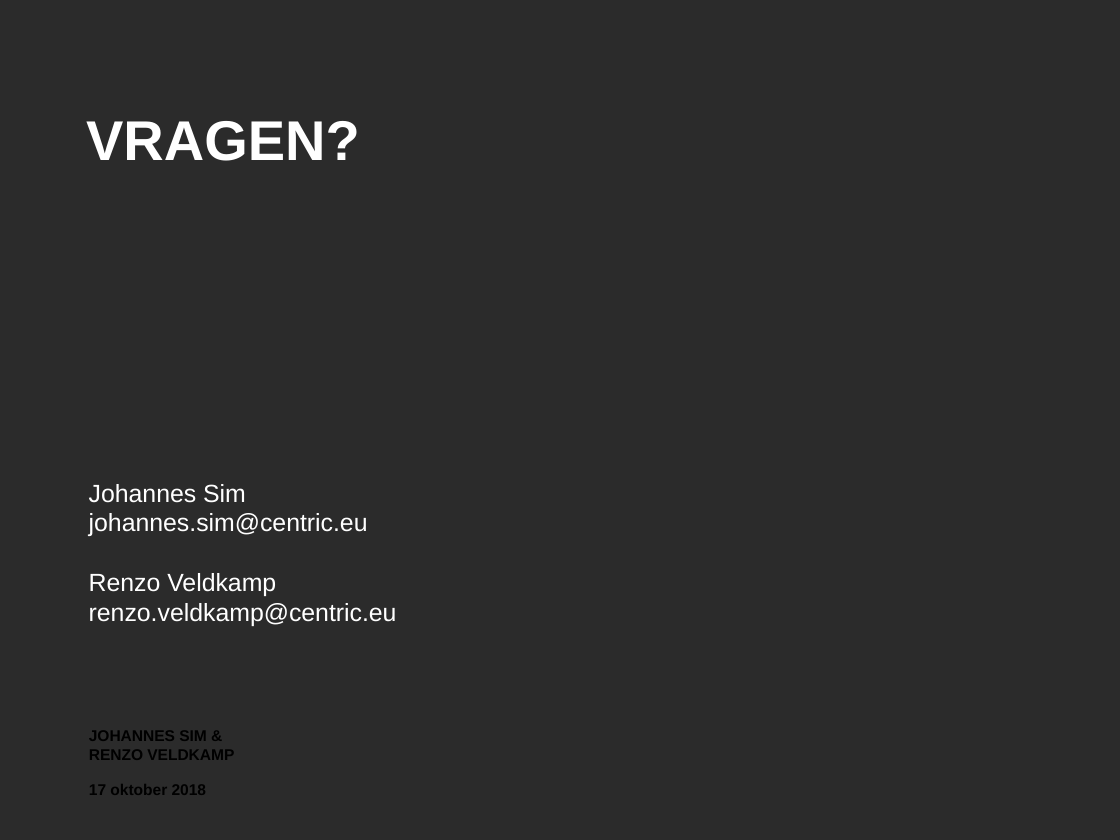
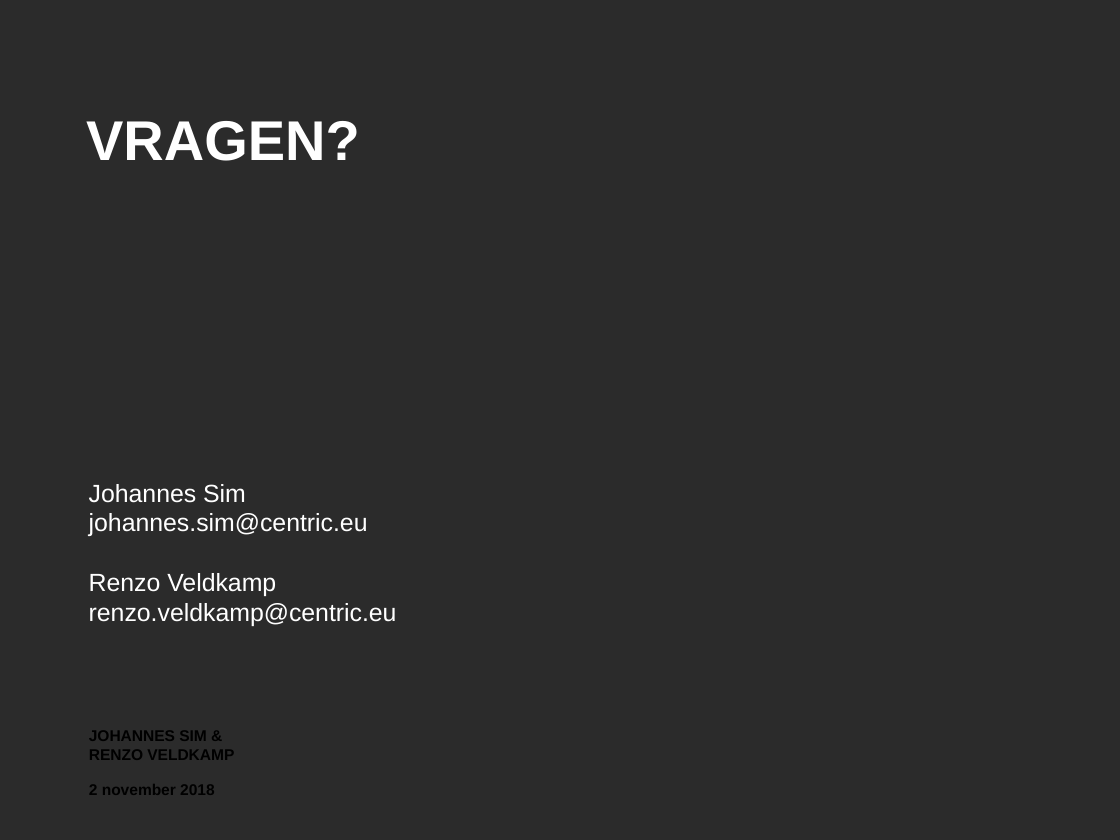
Before and after one commit to RenzoVeldkamp/MicroContainer, a slide deck: slide 10 of Presentatie/Microservices 101.pptx (slide 9 before the commit). Drawn at 1120x840 pixels with LibreOffice and Linux fonts; fonts in the diff are those of the drawing; background and template pictures are left out; a plain dark background stands for a picture behind light text. Boxes give left, top, right and bottom in pixels: in the first picture for what was removed or moved away, otherwise in the second. Text is boxed around its words. In the diff, an @@ line names an element or a change of style, - is before the commit and + after.

```diff
--- a/Presentatie/Microservices 101.pptx
+++ b/Presentatie/Microservices 101.pptx
@@ text at <box>89,784,215,795</box>: text changed @@
-17 oktober 2018
+2 november 2018
```
Also in this commit, not shown: 8 other slides changed, 1 slide added, 9 other files.
